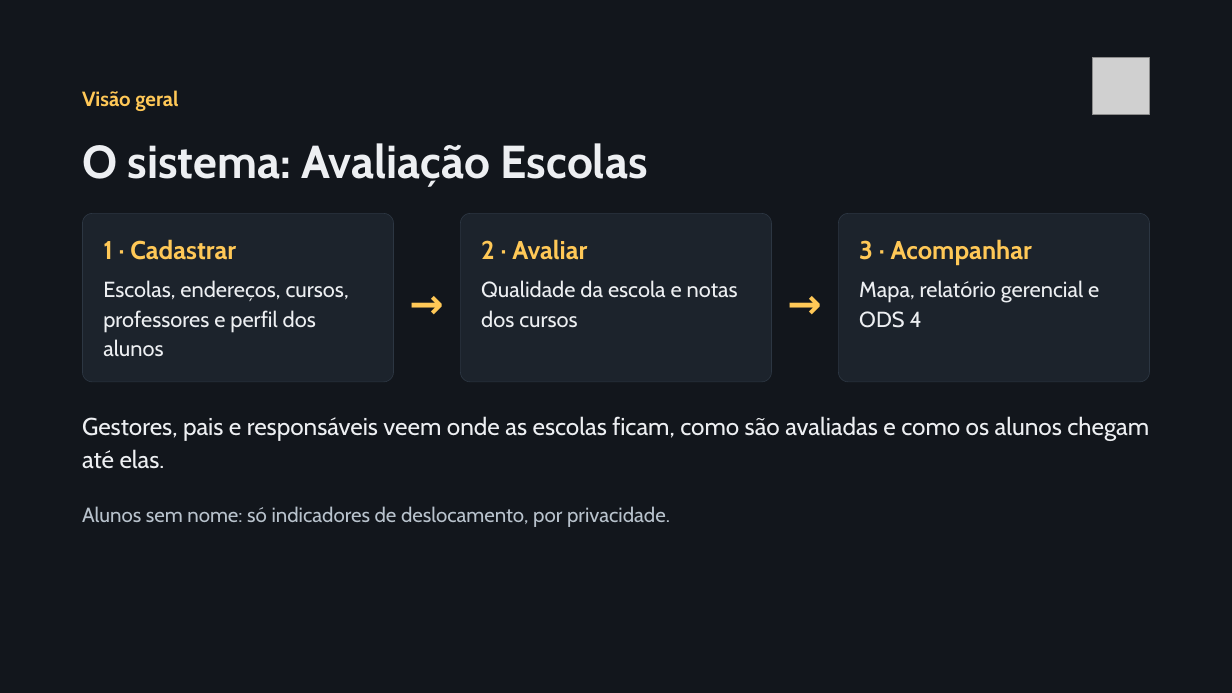
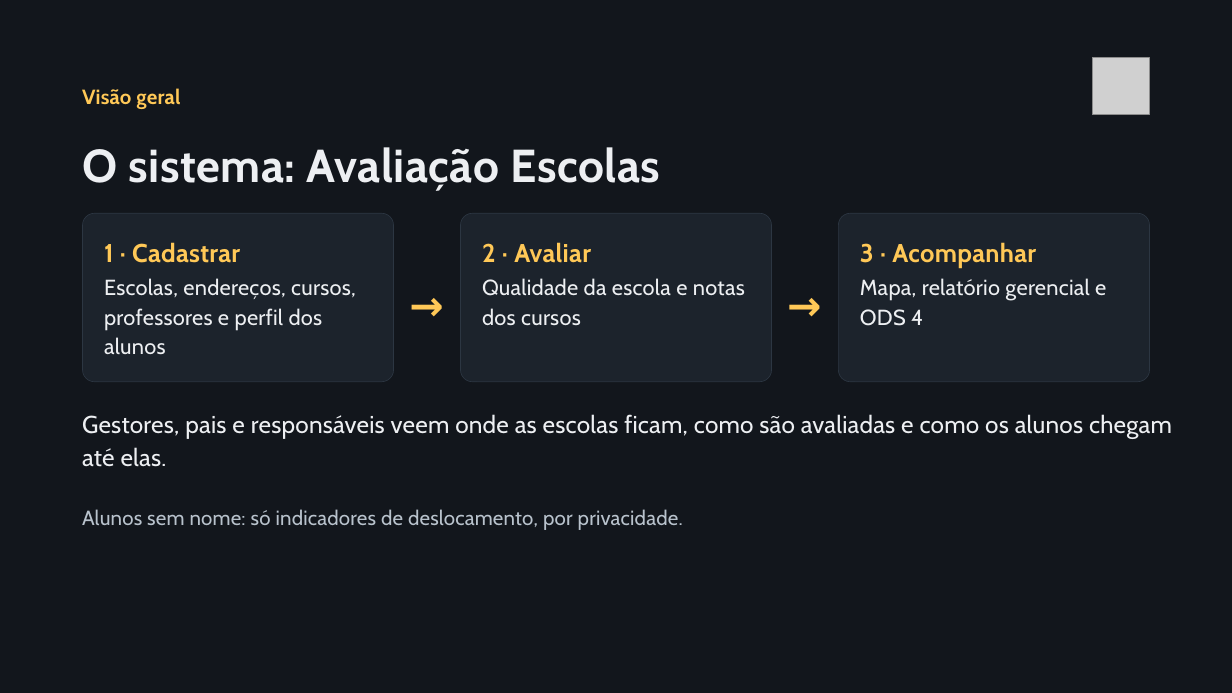
Before and after one commit to leandrocrisci/recode-projeto-final, a slide deck: slide 7 of frontendWeb/public/downloads/Avaliacao_Executiva.pptx. Drawn at 1232x693 pixels with LibreOffice and Linux fonts; fonts in the diff are those of the drawing; grey boxes stand for pictures; background and template pictures are left out. Boxes give left, top, right and bottom in pixels: in the first picture for what was removed or moved away, otherwise in the second. Text is boxed around its words. In the diff, an @@ line names an element or a change of style, - is before the commit and + after.

```diff
--- a/frontendWeb/public/downloads/Avaliacao_Executiva.pptx
+++ b/frontendWeb/public/downloads/Avaliacao_Executiva.pptx
@@ text "Visão geral" at box(82, 88, 180, 109): letter spacing 0 to 0.2 pt; line spacing 22.4pt to 1.17 @@
@@ text "O sistema: Avaliação Escolas" at box(82, 147, 661, 191): letter spacing 0 to 0.4 pt; line spacing 39.6pt to 0.92 @@
@@ proportions changed in 3 elements at box(82, 213, 394, 382), box(460, 213, 772, 382), box(838, 213, 1150, 382) @@
@@ letter spacing 0 to 0.2 pt; line spacing 24pt to 1 in 3 elements at box(104, 242, 240, 263), box(482, 242, 591, 263), box(860, 242, 1036, 268) @@
@@ text "→" at box(409, 271, 452, 328): letter spacing 0 to 0.3 pt; line spacing 44.8pt to 1.17 @@
@@ text "→" at box(787, 271, 830, 328): letter spacing 0 to 0.3 pt; line spacing 44.8pt to 1.17 @@
@@ letter spacing 0 to 0.2 pt; line spacing 22.9pt to 1.12 in 3 elements at box(104, 278, 356, 354), box(482, 278, 745, 325), box(860, 278, 1106, 326) @@
@@ text "Gestores, pais e responsáveis veem ..." at box(82, 414, 1172, 467): letter spacing 0 to 0.2 pt; line spacing 25.6pt to 1.13 @@
@@ text "Alunos sem nome: só indicadores ..." at box(82, 509, 683, 530): letter spacing 0 to 0.2 pt; line spacing 21.6pt to 1.13 @@
```
Also in this commit, not shown: 9 other slides changed, 1 slide added, 1 slide removed, 1 other file.
